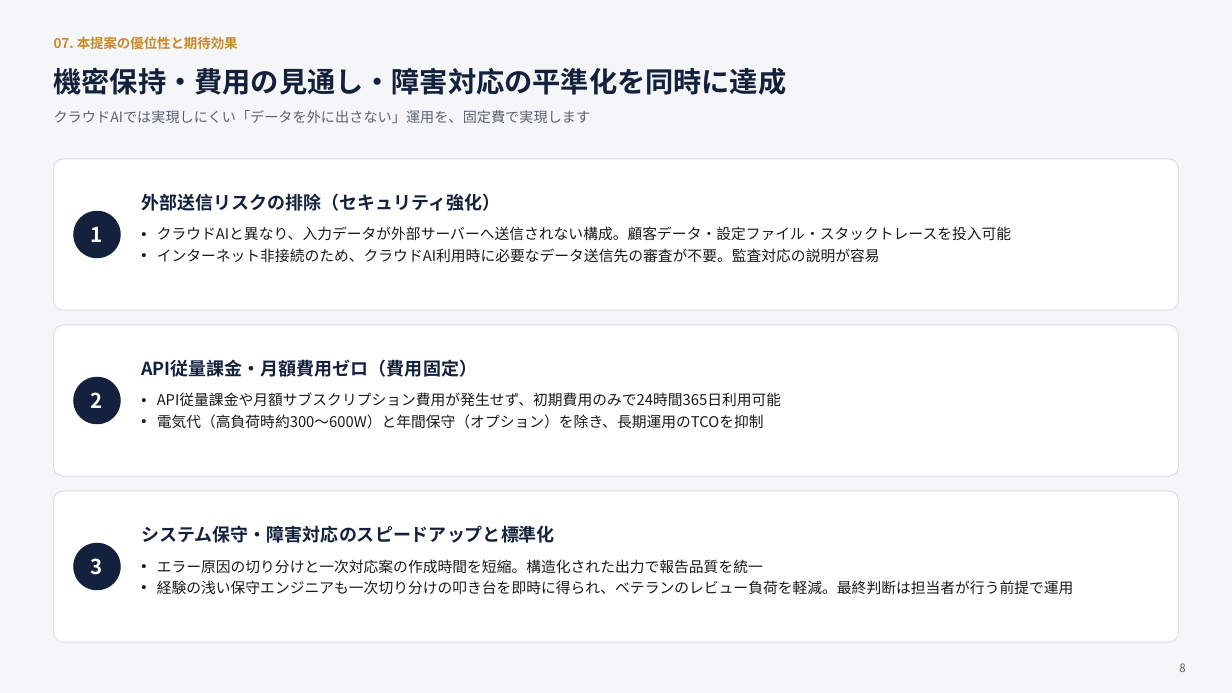
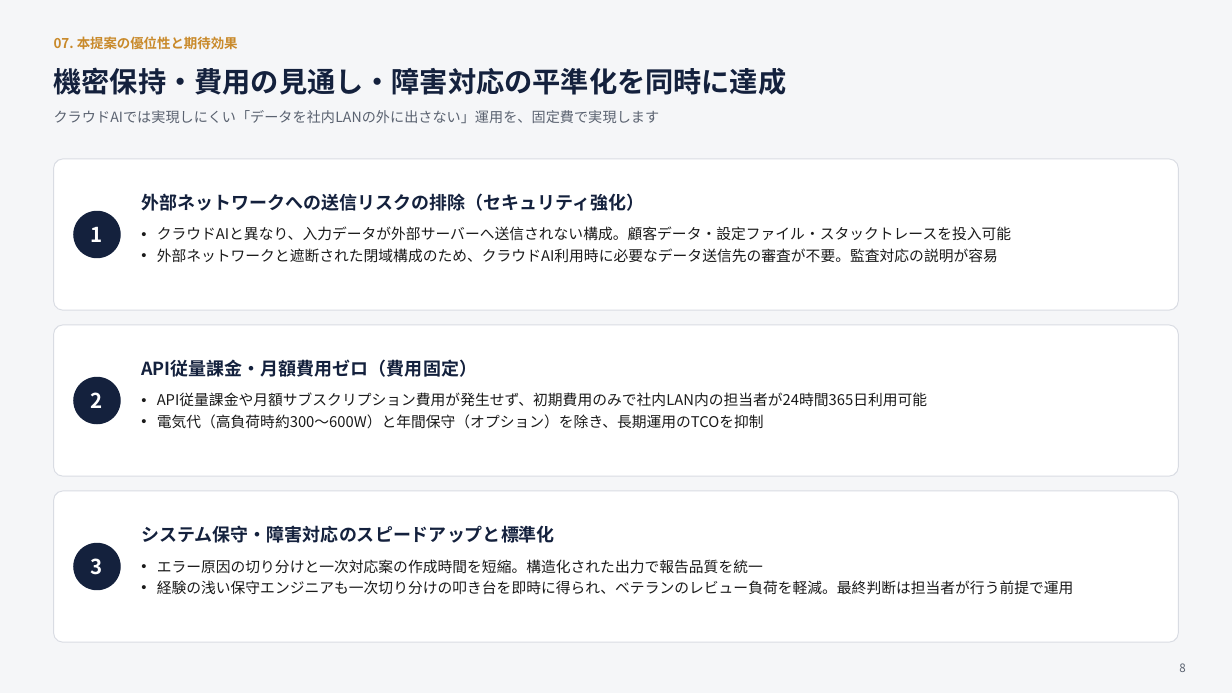
Before and after one commit to EN-Office/EN-Office, a slide deck: slide 8 of docs/proposal/local_llm_proposal_v3.pptx. Drawn at 1232x693 pixels with LibreOffice and Linux fonts; fonts in the diff are those of the drawing. Boxes give left, top, right and bottom in pixels: in the first picture for what was removed or moved away, otherwise in the second. Text is boxed around its words. In the diff, an @@ line names an element or a change of style, - is before the commit and + after.

```diff
--- a/docs/proposal/local_llm_proposal_v3.pptx
+++ b/docs/proposal/local_llm_proposal_v3.pptx
@@ text at [54, 110, 660, 123]: text changed @@
-クラウドAIでは実現しにくい「データを外に出さない」運用を、固定費で実現します
+クラウドAIでは実現しにくい「データを社内LANの外に出さない」運用を、固定費で実現します
@@ text at [141, 193, 644, 211]: text changed @@
-外部送信リスクの排除（セキュリティ強化）
+外部ネットワークへの送信リスクの排除（セキュリティ強化）
@@ text at [157, 248, 998, 263]: text changed @@
-• インターネット非接続のため、クラウドAI利用時に必要なデータ送信先の審査が不要。監査対応の説明が容易
+• 外部ネットワークと遮断された閉域構成のため、クラウドAI利用時に必要なデータ送信先の審査が不要。監査対応の説明が容易
@@ text at [157, 392, 927, 407]: text changed @@
-• API従量課金や月額サブスクリプション費用が発生せず、初期費用のみで24時間365日利用可能
+• API従量課金や月額サブスクリプション費用が発生せず、初期費用のみで社内LAN内の担当者が24時間365日利用可能
```
Also in this commit, not shown: 6 other slides changed, 2 other files.
